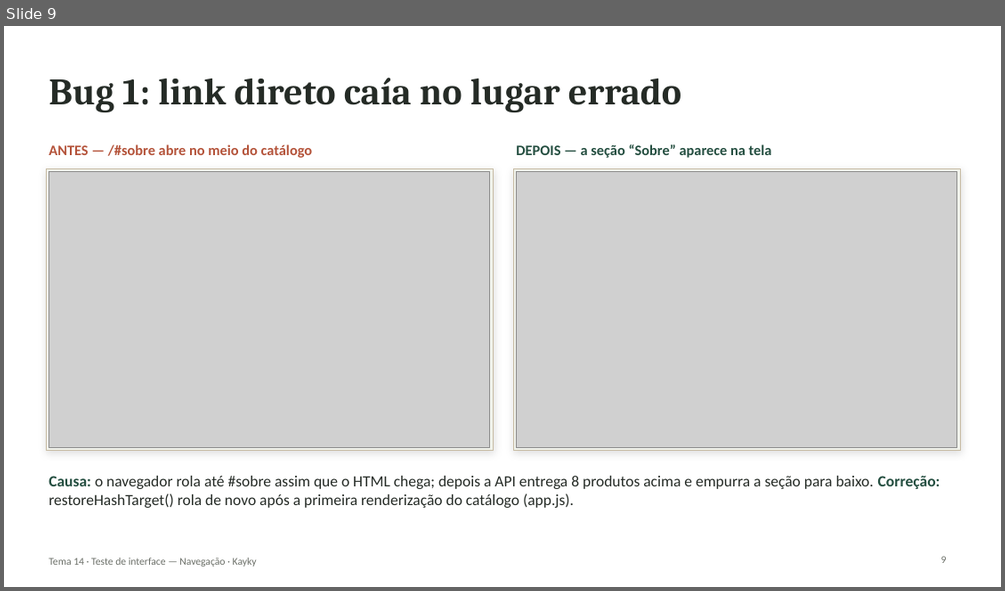
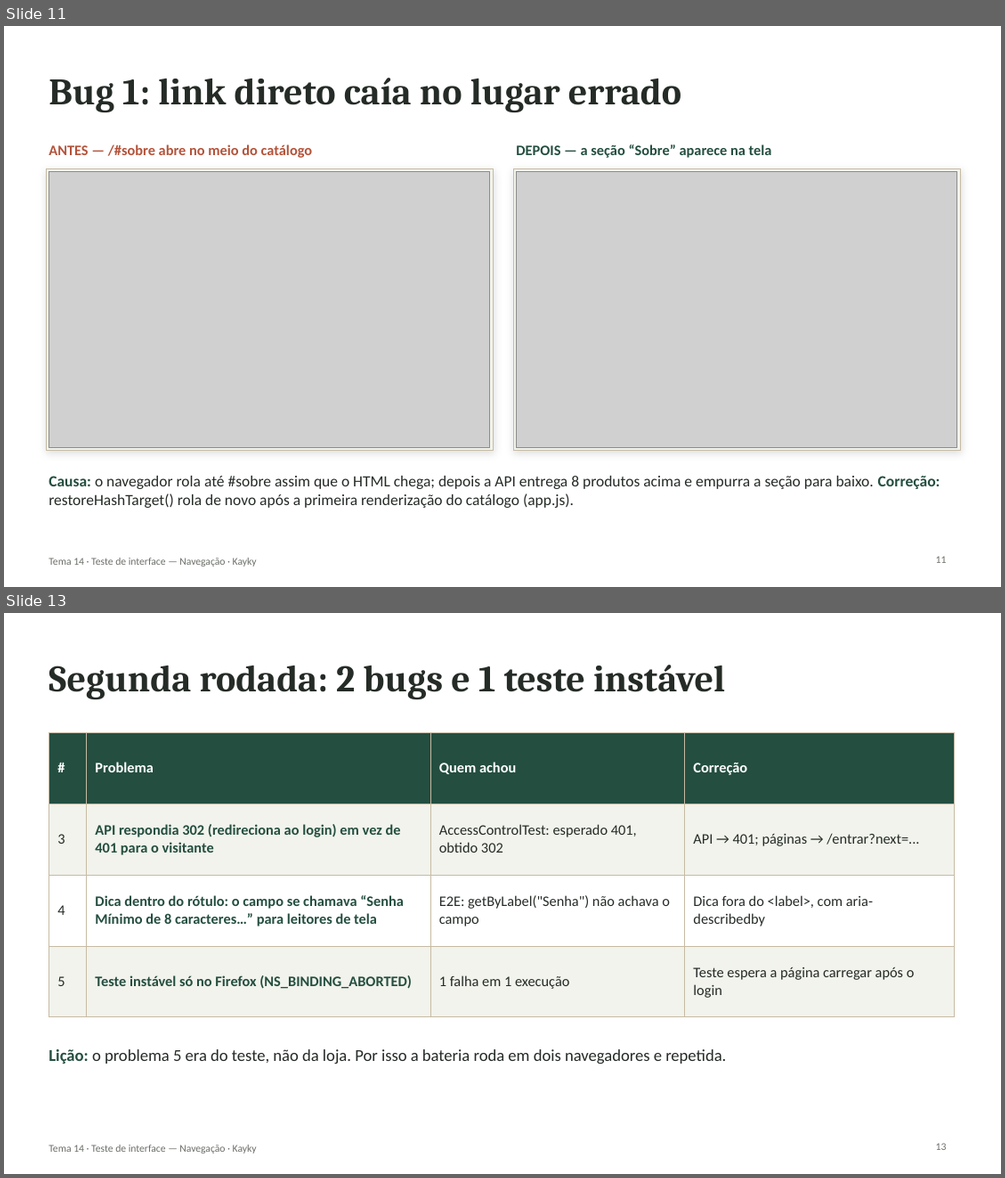
Before and after one commit to KaykyOne/f-e-commerce, a slide deck: docs/tema-14-navegacao/Apresentacao-Tema14-Navegacao.pptx. Shown one above the other, each under a label of ours: slide 9 before the commit, slides 11 and 13 after it; the slides between them are not shown. The pictures are 1005x591 and 1005x1178 pixels, drawn with LibreOffice and Linux fonts; fonts in the diff are those of the drawing; grey boxes stand for pictures. Boxes give left, top, right and bottom in pixels: in the first picture for what was removed or moved away, otherwise in the second. Text is boxed around its words. In the diff, an @@ line names an element or a change of style, - is before the commit and + after.

```diff
--- a/docs/tema-14-navegacao/Apresentacao-Tema14-Navegacao.pptx
+++ b/docs/tema-14-navegacao/Apresentacao-Tema14-Navegacao.pptx
@@ slide 13 added at (4,613,1001,1174), background #FFFFFF; not listed: 1 template element that a slide beside it also shows @@
@@ title added at (48,665,725,700), 36 pt, text #252B26, bold @@
+Segunda rodada: 2 bugs e 1 teste instável
@@ table added at (48,732,954,1001), 4 rows, 4 columns @@
+# | Problema | Quem achou | Correção
+3 | API respondia 302 (redireciona ao login) em vez de 401 para o visitante | AccessControlTest: esperado 401, obtido 302 | API → 401; páginas → /entrar?next=...
+4 | Dica dentro do rótulo: o campo se chamava “Senha Mínimo de 8 caracteres…” para leitores de tela | E2E: getByLabel("Senha") não achava o campo | Dica fora do <label>, com aria-describedby
+5 | Teste instável só no Firefox (NS_BINDING_ABORTED) | 1 falha em 1 execução | Teste espera a página carregar após o login
@@ text added at (48,1049,726,1063), 16 pt, text #252B26 @@
+Lição: o problema 5 era do teste, não da loja. Por isso a bateria roda em dois navegadores e repetida.
@@ page number added at (936,1143,947,1150), 10 pt, text #6B6F68 @@
+13
@@ what was slide 9 is now slide 11 @@
@@ page number at (936,556,947,563): text changed @@
-9
+11
```
Also in this commit, not shown: 9 slides changed, 4 other slides added, 2 slides removed, 14 other files.
